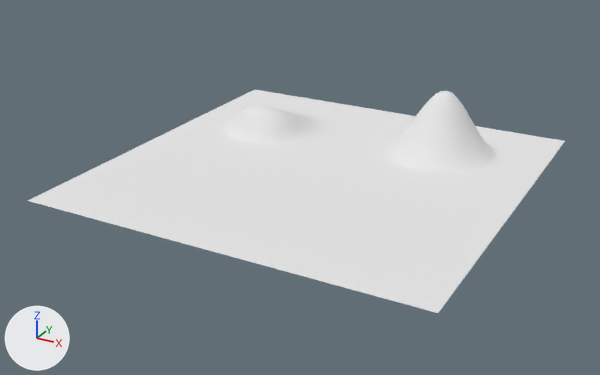
The Blender file blender/terrain/map1.blend as it was, and as the next commit left it.
Rendered twice from a 50 mm camera at (134.4, -259.6, 116.2) aimed at (-2.7, -10.3, -8.5). The axes (+X, +Y, +Z) are drawn at lower left. The lights are the same throughout.
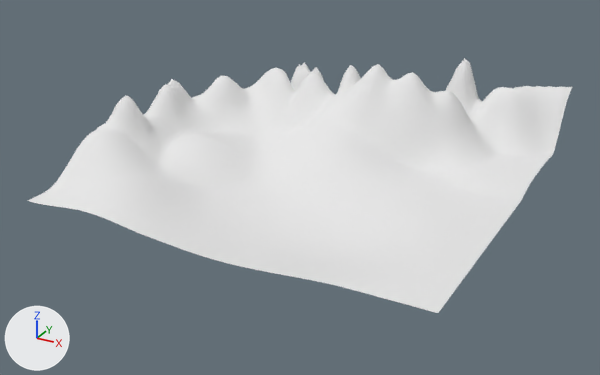
Commit message: Added mountains to map1

Boxes [x1, y1, x2, y2] around the edits, measured in the pictures (600 x 375 px; the box of a moved part takes in the faces that stretch with it):
'Grid', reshaped (14% taller): before [28, 90, 565, 313]; after [28, 58, 572, 313]
part 1 of me_grid, moved or reshaped: before [45, 92, 565, 282]; after [45, 58, 572, 283]

Edits to the bpy script that builds the scene:
```text
Change me_grid:
    used by ob_grid; location = (0.0, 0.0, 41.9); rotation_euler = (0.0, 3.142, 0.0), in degrees (0, 180, 0)
    remove me_grid.from_pydata(...)  # 5625 vertices, 5476 faces; spans x -75.0..75.0, y -75.0..75.0, z 20.0..46.0
    add me_grid.from_pydata(...)  # 5625 vertices, 5476 faces; spans x -75.0..75.0, y -75.0..75.0, z 12.0..53.0
    me_grid part 1: 4306 of 5625 vertices moved; they spanned x -75.0..75.0, y -75.0..75.0, z 22.0..46.0 and now span x -75.0..75.0, y -75.0..75.0, z 12.0..53.0; mean shift (0.0, 0.0, -5.0); largest move (-8.0, 32.0, 46.0) -> (-8.0, 32.0, 12.0)
```
